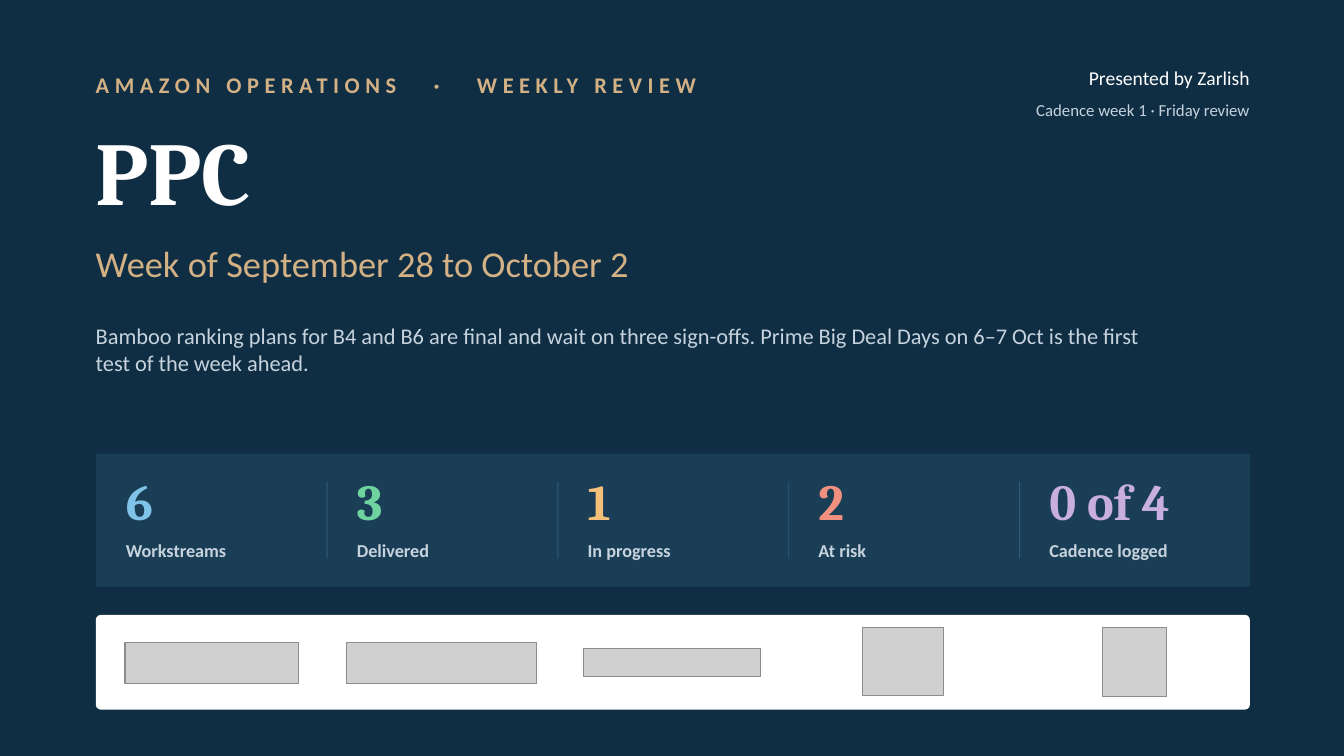
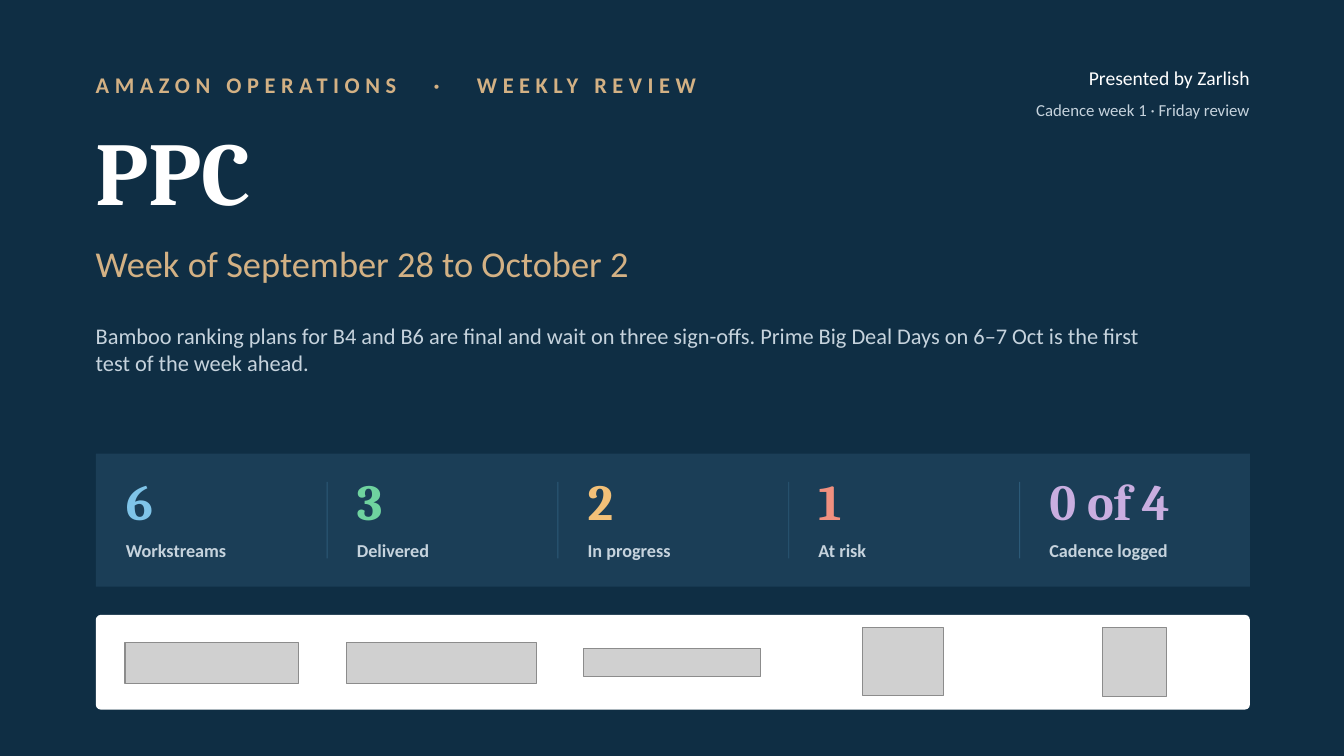
Before and after one commit to zarlish-web/PPC-Audit-, a slide deck: slide 1 of deliverables/PPC_Weekly_Review_Sep28-Oct2.pptx. Drawn at 1344x756 pixels with LibreOffice and Linux fonts; fonts in the diff are those of the drawing; grey boxes stand for pictures. Boxes give left, top, right and bottom in pixels: in the first picture for what was removed or moved away, otherwise in the second. Text is boxed around its words. In the diff, an @@ line names an element or a change of style, - is before the commit and + after.

```diff
--- a/deliverables/PPC_Weekly_Review_Sep28-Oct2.pptx
+++ b/deliverables/PPC_Weekly_Review_Sep28-Oct2.pptx
@@ text at (588, 486, 614, 520): text changed @@
-1
+2
@@ text at (818, 486, 841, 520): text changed @@
-2
+1
```
Also in this commit, not shown: 2 other slides changed.
